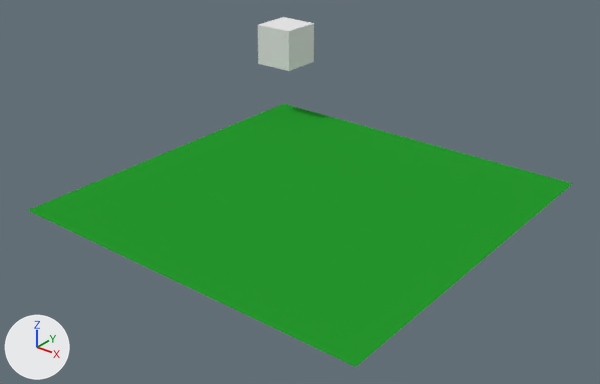
The Blender file tools/blendfiles/26/03-Skybox.blend, before and after one commit.
Both versions are drawn from a 50 mm camera at (19.4, -24.5, 15.3) aimed at (0.5, -0.8, 0.6). Arrows for +X, +Y and +Z are at lower left; the lights stay in place.

Objects in the first picture: 'Ground', 'Skybox'.
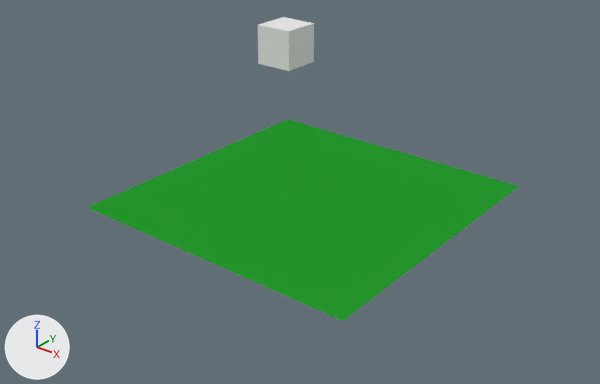
What differs and where, as boxes [x1, y1, x2, y2] in the pictures (600 x 384 px):
'Ground', reshaped (21% narrower, 23% shorter): before [27, 104, 573, 367]; after [87, 119, 519, 321]

Patch to the scene script:
```diff
--- a/tools/blendfiles/26/03-Skybox.blend.py
+++ b/tools/blendfiles/26/03-Skybox.blend.py
@@ me_ground @@
 me_ground.from_pydata(...)  # 4 vertices, 1 face; spans x -8.1..8.1, y -8.1..8.1, z 0.0
 # used by ob_ground; location = (0.22, 0.09, 0.02)
-me_ground.vertices[0].co = (8.1, 8.1, 0.0)  # pixel (572, 183)
-me_ground.vertices[1].co = (8.1, -8.1, 0.0)  # pixel (355, 366)
-me_ground.vertices[2].co = (-8.1, -8.1, 0.0)  # pixel (27, 210)
-me_ground.vertices[3].co = (-8.1, 8.1, 0.0)  # pixel (283, 103)
+# me_ground part 1
+me_ground.vertices[0].co = (6.4, 6.4, 0.0)  # pixel (519, 186)
+me_ground.vertices[1].co = (6.4, -6.4, 0.0)  # pixel (343, 320)
+me_ground.vertices[2].co = (-6.4, -6.4, 0.0)  # pixel (87, 207)
+me_ground.vertices[3].co = (-6.4, 6.4, 0.0)  # pixel (287, 119)
 me_ground.materials.append(mat_planemat)
```
